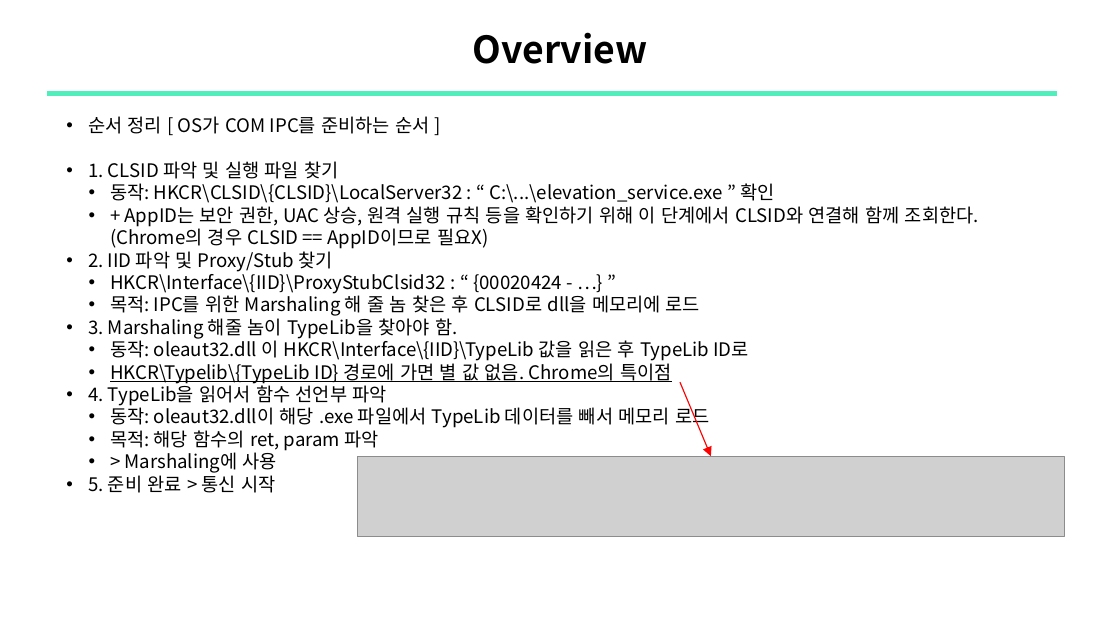
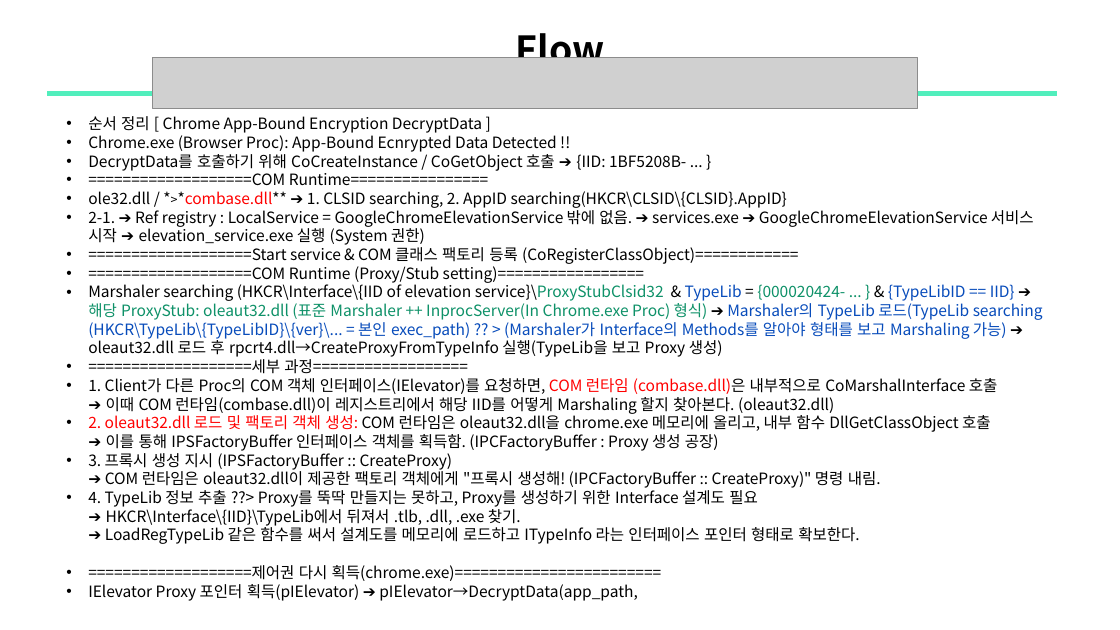
Before and after one commit to sewonpark292/SSL-Seminar, a slide deck: slide 21 of 16_COMrade_ABE_Analysis.pptx (slide 20 before the commit). Drawn at 1120x630 pixels with LibreOffice and Linux fonts; fonts in the diff are those of the drawing; grey boxes stand for pictures. Boxes give left, top, right and bottom in pixels: in the first picture for what was removed or moved away, otherwise in the second. Text is boxed around its words. In the diff, an @@ line names an element or a change of style, - is before the commit and + after.

```diff
--- a/16_COMrade_ABE_Analysis.pptx
+++ b/16_COMrade_ABE_Analysis.pptx
@@ title at (x1=516, y1=25, x2=605, y2=58): text changed @@
-Overview
+Flow
@@ picture added at (x1=152, y1=57, x2=917, y2=109) @@
@@ text at (x1=88, y1=116, x2=1043, y2=601): text changed; size 12 to 10 pt @@
-    • 순서 정리 [ OS가 COM IPC를 준비하는 순서 ]
-    • 1. CLSID 파악 및 실행 파일 찾기
-    • 동작: HKCR\CLSID\{CLSID}\LocalServer32 : “ C:\...\elevation_service.exe ” 확인
-      • + AppID는 보안 권한, UAC 상승, 원격 실행 규칙 등을 확인하기 위해 이 단계에서 CLSID와 연결해 함께 조회한다. (Chrome의 경우 CLSID == AppID이므로 필요X)
-      • 2. IID 파악 및 Proxy/Stub 찾기
-      • HKCR\Interface\{IID}\ProxyStubClsid32 : “ {00020424 - …} ”
-      • 목적: IPC를 위한 Marshaling 해 줄 놈 찾은 후 CLSID로 dll을 메모리에 로드
-      • 3. Marshaling 해줄 놈이 TypeLib을 찾아야 함.
-      • 동작: oleaut32.dll 이 HKCR\Interface\{IID}\TypeLib 값을 읽은 후 TypeLib ID로
-      • HKCR\Typelib\{TypeLib ID} 경로에 가면 별 값 없음. Chrome의 특이점
-      • 4. TypeLib을 읽어서 함수 선언부 파악
-      • 동작: oleaut32.dll이 해당 .exe 파일에서 TypeLib 데이터를 빼서 메모리 로드
-      • 목적: 해당 함수의 ret, param 파악
-      • > Marshaling에 사용
-      • 5. 준비 완료 > 통신 시작
+    • 순서 정리 [ Chrome App-Bound Encryption DecryptData ]
+    • Chrome.exe (Browser Proc): App-Bound Ecnrypted Data Detected !!
+    • DecryptData를 호출하기 위해 CoCreateInstance / CoGetObject 호출 ➔ {IID: 1BF5208B- ... }
+    • ===================COM Runtime================
+    • ole32.dll / *>*combase.dll** ➔ 1. CLSID searching, 2. AppID searching(HKCR\CLSID\{CLSID}.AppID}
+    • 2-1. ➔ Ref registry : LocalService = GoogleChromeElevationService 밖에 없음. ➔ services.exe ➔ GoogleChromeElevationService 서비스 시작 ➔ elevation_service.exe 실행 (System 권한)
+    • ===================Start service & COM 클래스 팩토리 등록 (CoRegisterClassObject)============
+    • ===================COM Runtime (Proxy/Stub setting)=================
+    • Marshaler searching (HKCR\Interface\{IID of elevation service}\ProxyStubClsid32 & TypeLib = {000020424- ... } & {TypeLibID == IID} ➔ 해당 ProxyStub: oleaut32.dll (표준 Marshaler ++ InprocServer(In Chrome.exe Proc) 형식) ➔ Marshaler의 TypeLib 로드(TypeLib searching (HKCR\TypeLib\{TypeLibID}\{ver}\... = 본인 exec_path) ?? > (Marshaler가 Interface의 Methods를 알아야 형태를 보고 Marshaling 가능) ➔ oleaut32.dll 로드 후 rpcrt4.dll→CreateProxyFromTypeInfo 실행(TypeLib을 보고 Proxy 생성)
+    • ===================세부 과정==================
+    • 1. Client가 다른 Proc의 COM 객체 인터페이스(IElevator)를 요청하면, COM 런타임 (combase.dll)은 내부적으로 CoMarshalInterface 호출
+      ➔ 이때 COM 런타임(combase.dll)이 레지스트리에서 해당 IID를 어떻게 Marshaling 할지 찾아본다. (oleaut32.dll)
+    • 2. oleaut32.dll 로드 및 팩토리 객체 생성: COM 런타임은 oleaut32.dll을 chrome.exe 메모리에 올리고, 내부 함수 DllGetClassObject 호출
+      ➔ 이를 통해 IPSFactoryBuffer 인터페이스 객체를 획득함. (IPCFactoryBuffer : Proxy 생성 공장)
+    • 3. 프록시 생성 지시 (IPSFactoryBuffer :: CreateProxy)
+      ➔ COM 런타임은 oleaut32.dll이 제공한 팩토리 객체에게 "프록시 생성해! (IPCFactoryBuffer :: CreateProxy)" 명령 내림.
+    • 4. TypeLib 정보 추출 ??> Proxy를 뚝딱 만들지는 못하고, Proxy를 생성하기 위한 Interface 설계도 필요
+      ➔ HKCR\Interface\{IID}\TypeLib에서 뒤져서 .tlb, .dll, .exe 찾기.
+      ➔ LoadRegTypeLib 같은 함수를 써서 설계도를 메모리에 로드하고 ITypeInfo 라는 인터페이스 포인터 형태로 확보한다.
+    • ===================제어권 다시 획득(chrome.exe)========================
+    • IElevator Proxy 포인터 획득(pIElevator) ➔ pIElevator→DecryptData(app_path,
@@ arrow removed from (680, 382) to (711, 456) @@
@@ picture removed at (x1=357, y1=456, x2=1065, y2=536) @@
```
Also in this commit, not shown: 6 other slides changed, 4 slides added.
